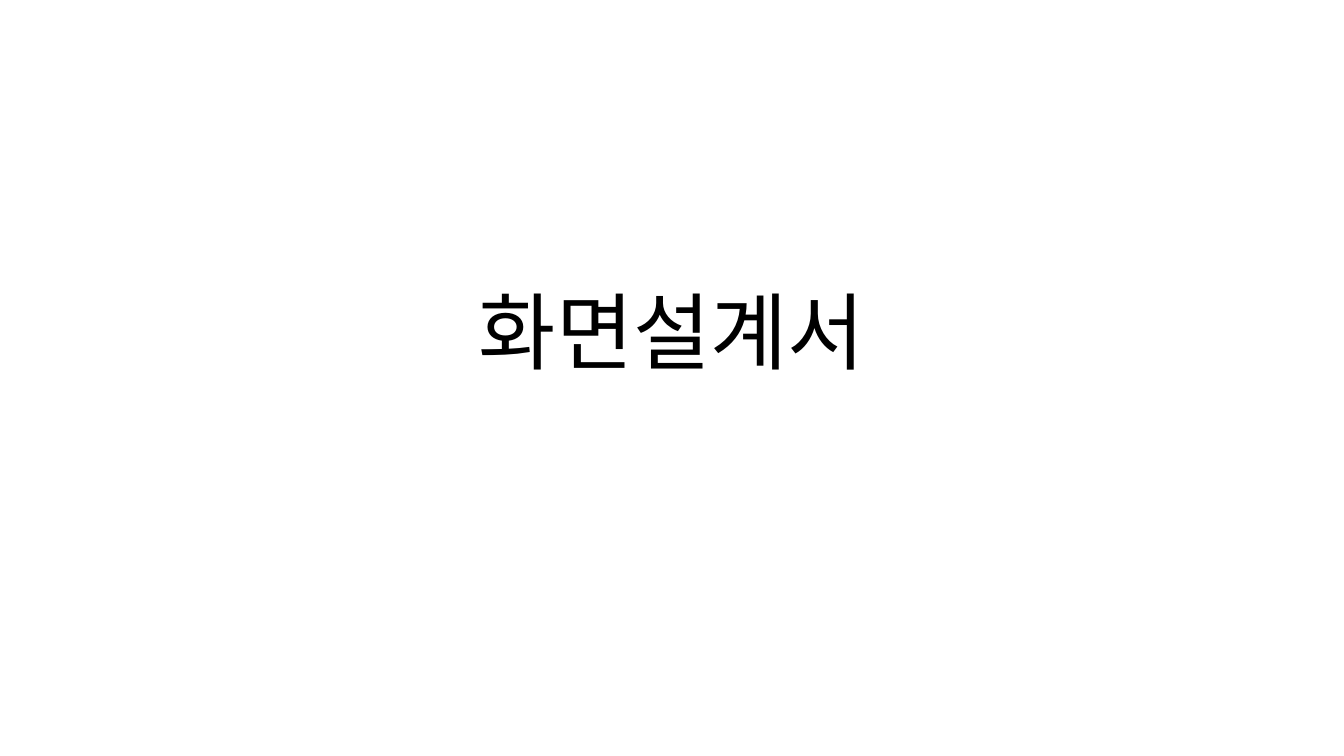
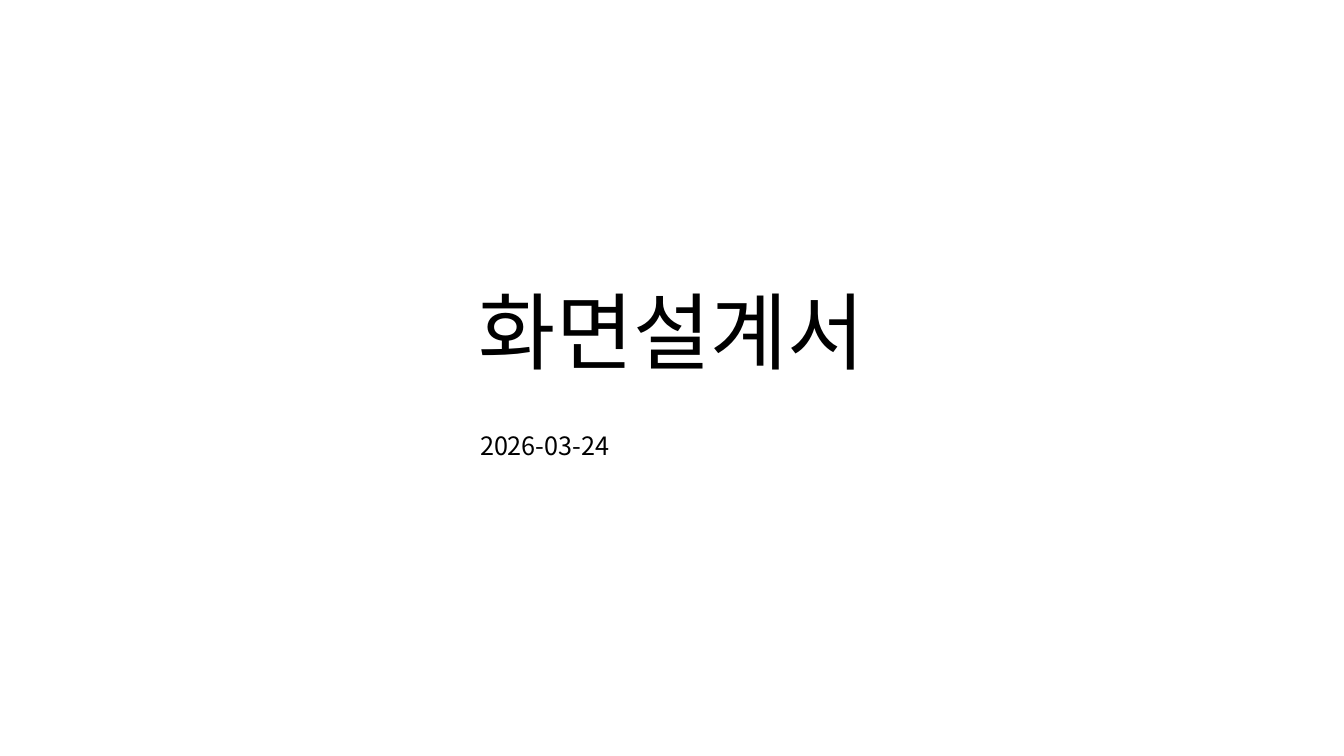
Before and after one commit to sky17892/python_1st_project, a slide deck: slide 1 of 1st_document/화면설계서.pptx. Drawn at 1344x756 pixels with LibreOffice and Linux fonts; fonts in the diff are those of the drawing. Boxes give left, top, right and bottom in pixels: in the first picture for what was removed or moved away, otherwise in the second. Text is boxed around its words. In the diff, an @@ line names an element or a change of style, - is before the commit and + after.

```diff
--- a/1st_document/화면설계서.pptx
+++ b/1st_document/화면설계서.pptx
@@ text added at (480, 436, 609, 456), 18 pt, text #000000 @@
+2026-03-24
```
Also in this commit, not shown: 1 other slide changed, 2 slides added, 1 other file.
